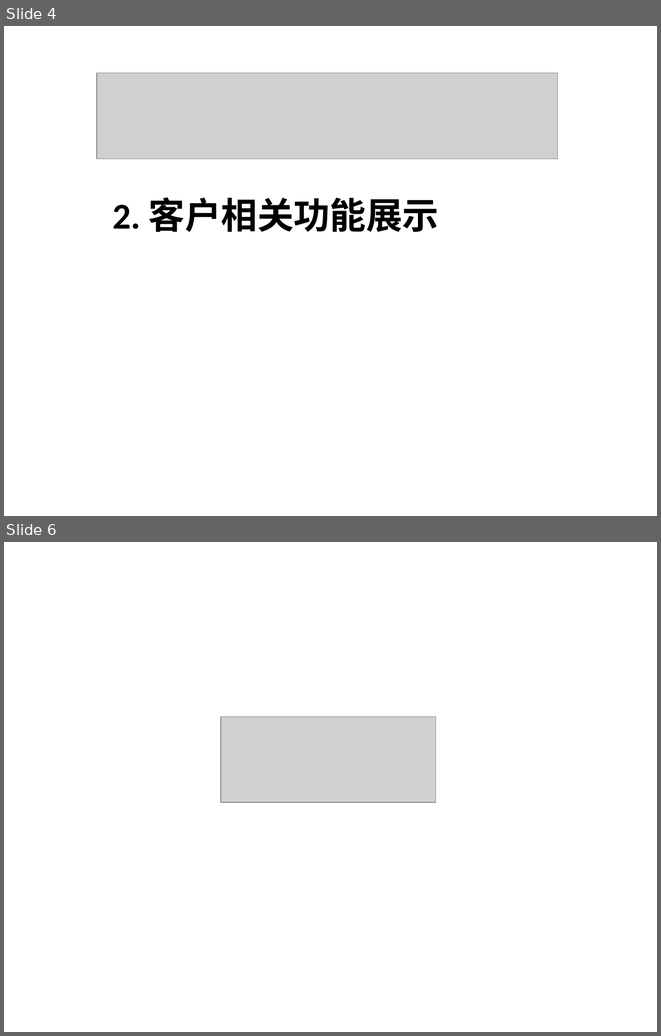
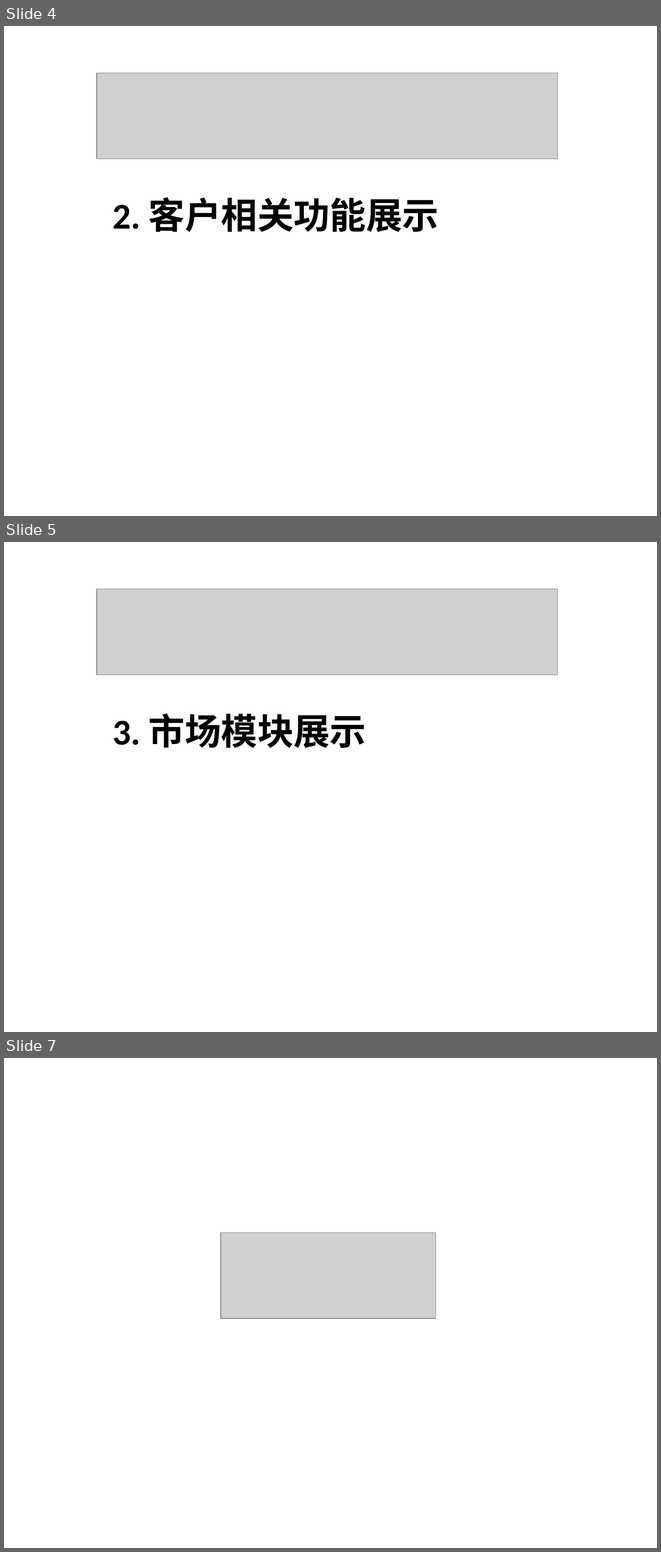
Before and after one commit to yaxing/sherry-forus, a slide deck: 项目相关文档/Sherry/项目监控/项目进展报告/项目报告_2009-12-24_Forus.ppt. Shown one above the other, each under a label of ours: slides 4 and 6 before the commit, slides 4, 5 and 7 after it; the slides between them are not shown. The pictures are 661x1036 and 661x1552 pixels, drawn with LibreOffice and Linux fonts; fonts in the diff are those of the drawing; grey boxes stand for pictures; background and template pictures are left out. Boxes give left, top, right and bottom in pixels: in the first picture for what was removed or moved away, otherwise in the second. Text is boxed around its words. In the diff, an @@ line names an element or a change of style, - is before the commit and + after.

```diff
--- a/项目相关文档/Sherry/项目监控/项目进展报告/项目报告_2009-12-24_Forus.ppt
+++ b/项目相关文档/Sherry/项目监控/项目进展报告/项目报告_2009-12-24_Forus.ppt
@@ slide 5 added at [4, 542, 657, 1032], background picture (left out) @@
@@ picture added at [97, 589, 558, 674] @@
@@ text added at [113, 713, 366, 748], 40 pt, text #000000, bold @@
+3. 市场模块展示
@@ what was slide 6 is now slide 7 @@
```
Also in this commit, not shown: 1 slide changed.
